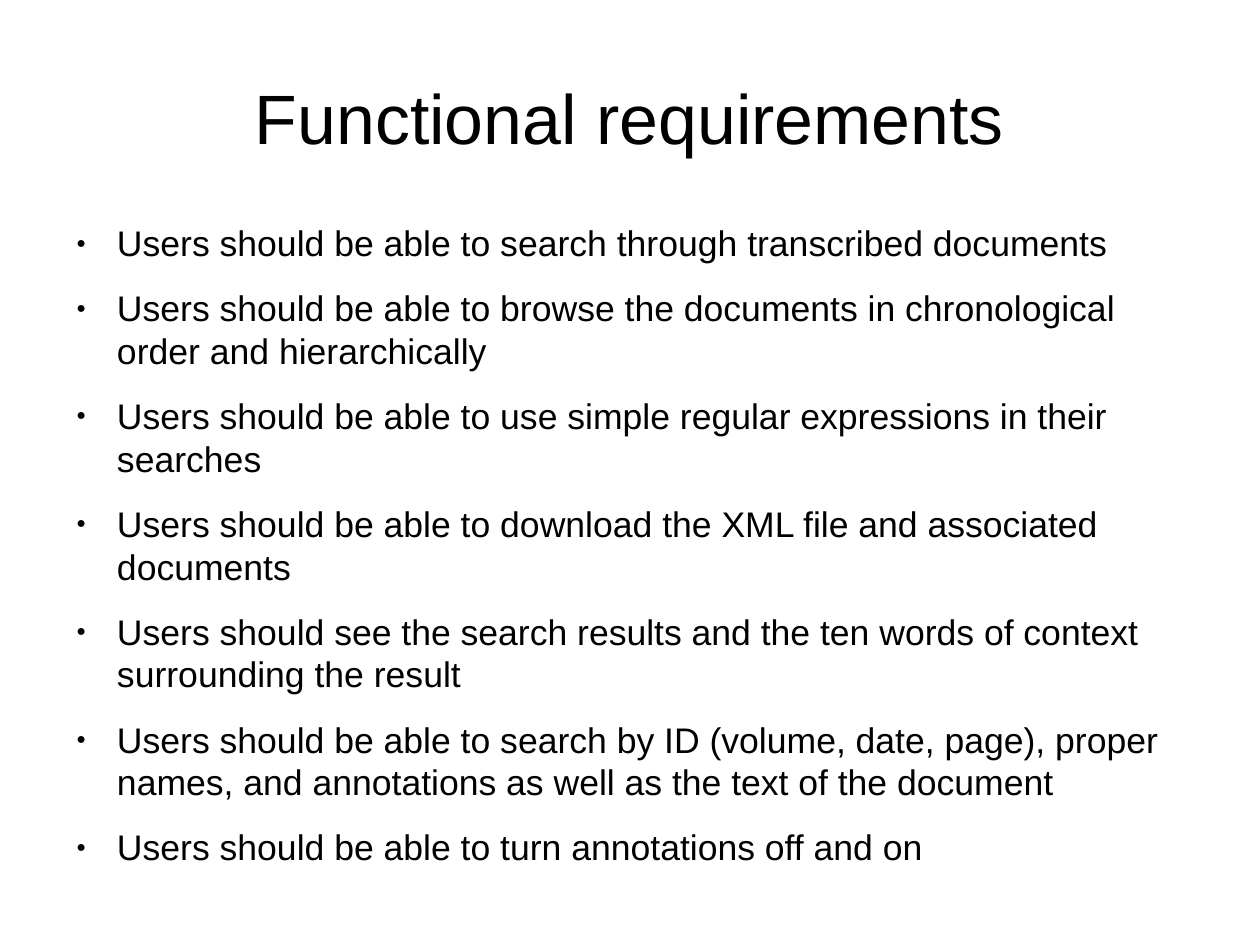
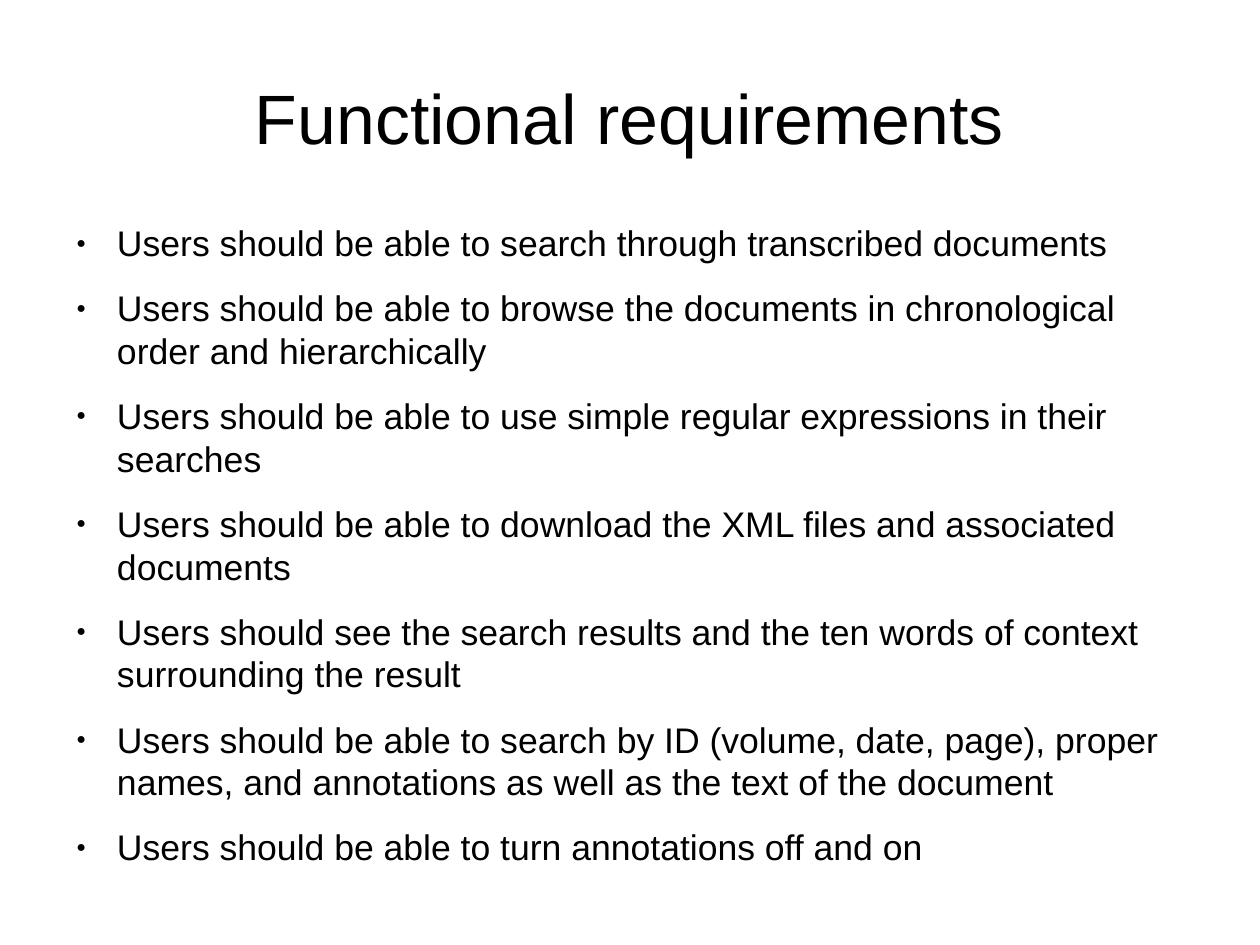
Before and after one commit to rst0git/LACR-Demo, a slide deck: slide 2 of coursework/Presentations/Presentation 3 - requirements .odp. Drawn at 1260x945 pixels with LibreOffice and Linux fonts; fonts in the diff are those of the drawing. Boxes give left, top, right and bottom in pixels: in the first picture for what was removed or moved away, otherwise in the second. Text is boxed around its words. In the diff, an @@ line names an element or a change of style, - is before the commit and + after.

Commit message:
Functional requirements -> Change 'XML file' to 'XML files'

```diff
--- a/coursework/Presentations/Presentation 3 - requirements .odp
+++ b/coursework/Presentations/Presentation 3 - requirements .odp
@@ text at (117, 511, 1115, 581): text changed @@
-● Users should be able to download the XML file and associated documents
+● Users should be able to download the XML files and associated documents
```
